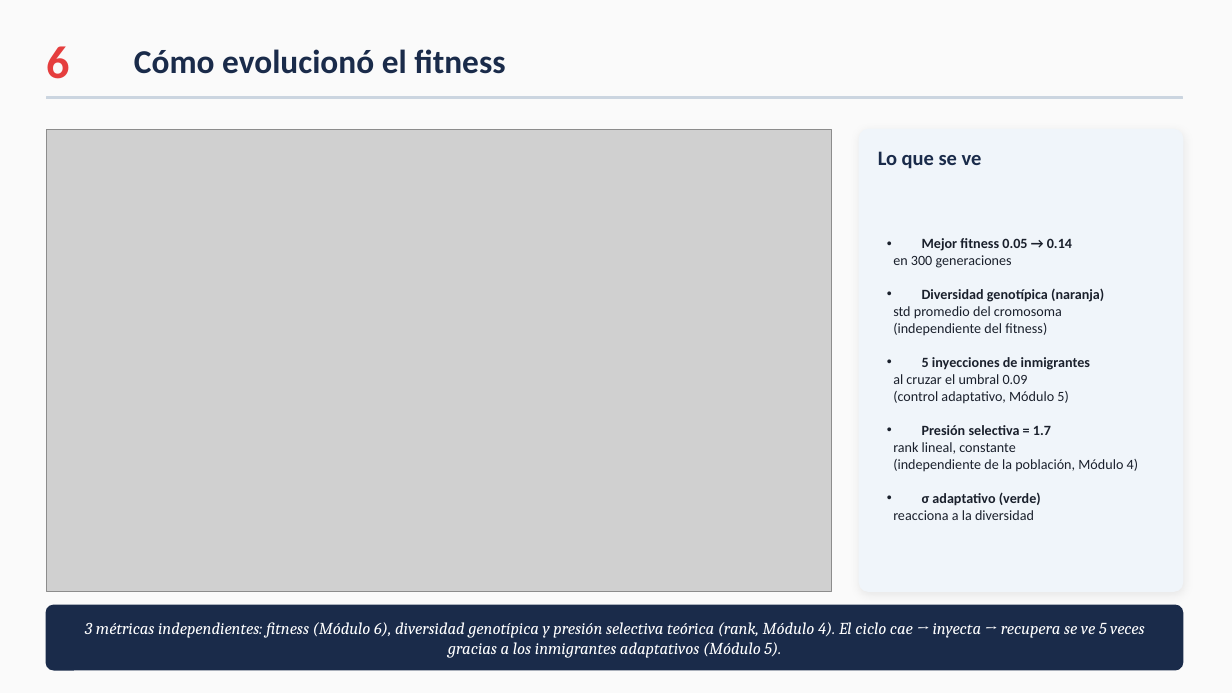
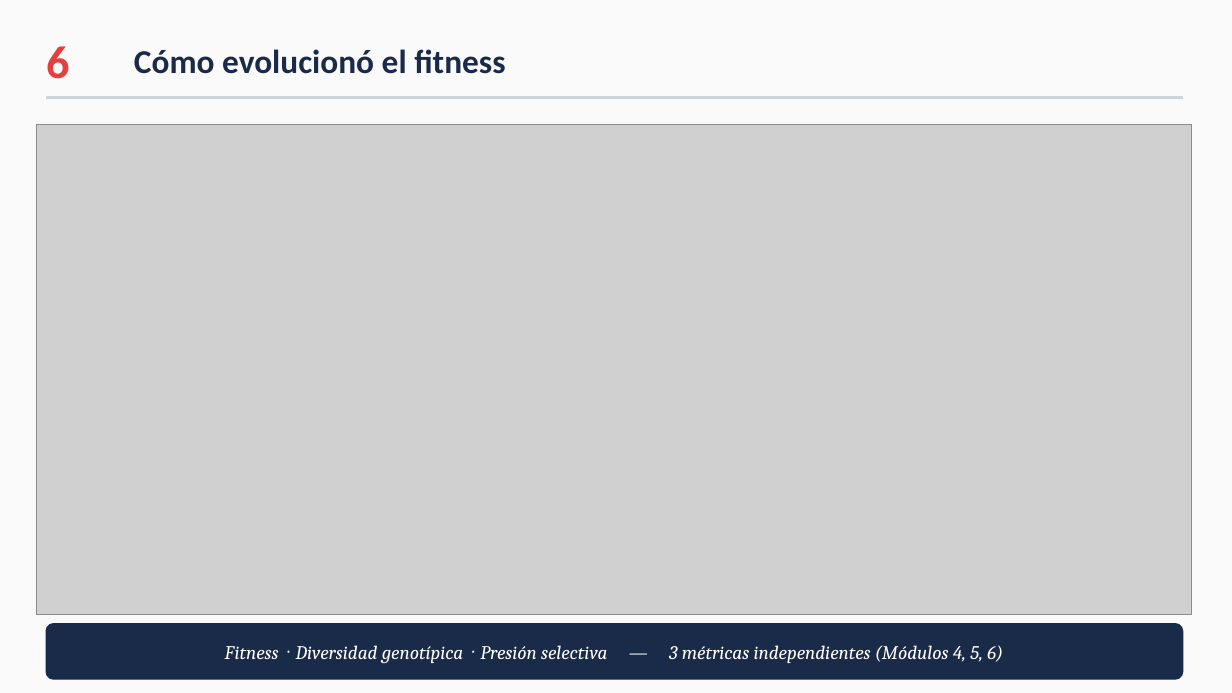
Before and after one commit to ccKabra/farmApp-TCE, a slide deck: slide 7 of PRESENTACION.pptx. Drawn at 1232x693 pixels with LibreOffice and Linux fonts; fonts in the diff are those of the drawing; grey boxes stand for pictures. Boxes give left, top, right and bottom in pixels: in the first picture for what was removed or moved away, otherwise in the second. Text is boxed around its words. In the diff, an @@ line names an element or a change of style, - is before the commit and + after.

```diff
--- a/PRESENTACION.pptx
+++ b/PRESENTACION.pptx
@@ picture: place and size @@
-picture at [46,129,832,592]
+picture at [37,125,1192,615]
@@ rounded rectangle removed at [860,129,1183,592] @@
@@ text removed at [878,151,982,169] @@
-Lo que se ve
@@ text removed at [893,238,1138,520] @@
-• Mejor fitness 0.05 → 0.14
-en 300 generaciones
-• Diversidad genotípica (naranja)
-std promedio del cromosoma
-(independiente del fitness)
-• 5 inyecciones de inmigrantes
-al cruzar el umbral 0.09
-(control adaptativo, Módulo 5)
-• Presión selectiva = 1.7
-rank lineal, constante
-(independiente de la población, Módulo 4)
-• σ adaptativo (verde)
-reacciona a la diversidad
@@ rounded rectangle: place and size @@
-rounded rectangle at [46,605,1183,670]
+rounded rectangle at [46,624,1183,679]
@@ rounded rectangle at [46,624,1183,679]: proportions changed @@
@@ text removed at [85,622,1144,658] @@
-3 métricas independientes: fitness (Módulo 6), diversidad genotípica y presión selectiva teórica (rank, Módulo 4). El ciclo cae → inyecta → recupera se ve 5 veces gracias a los inmigrantes adaptativos (Módulo 5).
@@ text added at [225,645,1003,663], 15 pt, text #FFFFFF, italic @@
+Fitness · Diversidad genotípica · Presión selectiva — 3 métricas independientes (Módulos 4, 5, 6)
```
Also in this commit, not shown: 13 other slides changed, 18 other files.
